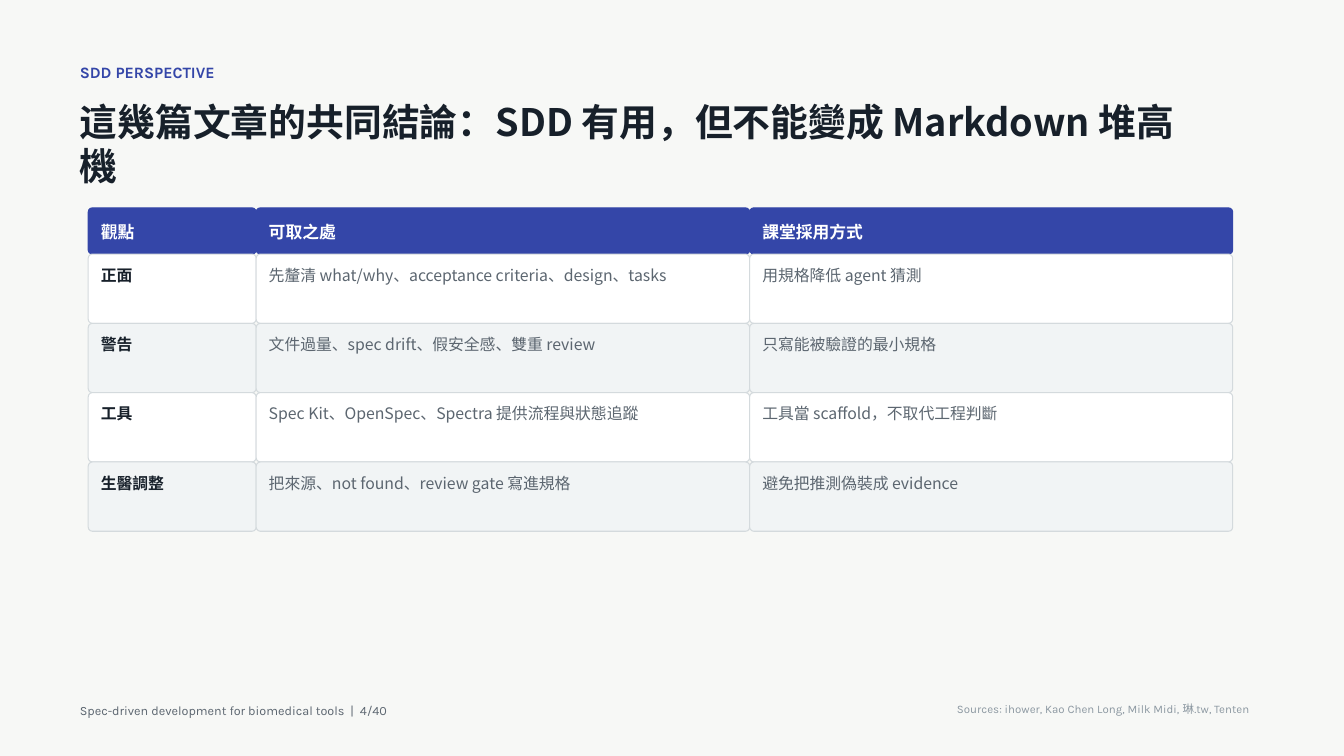
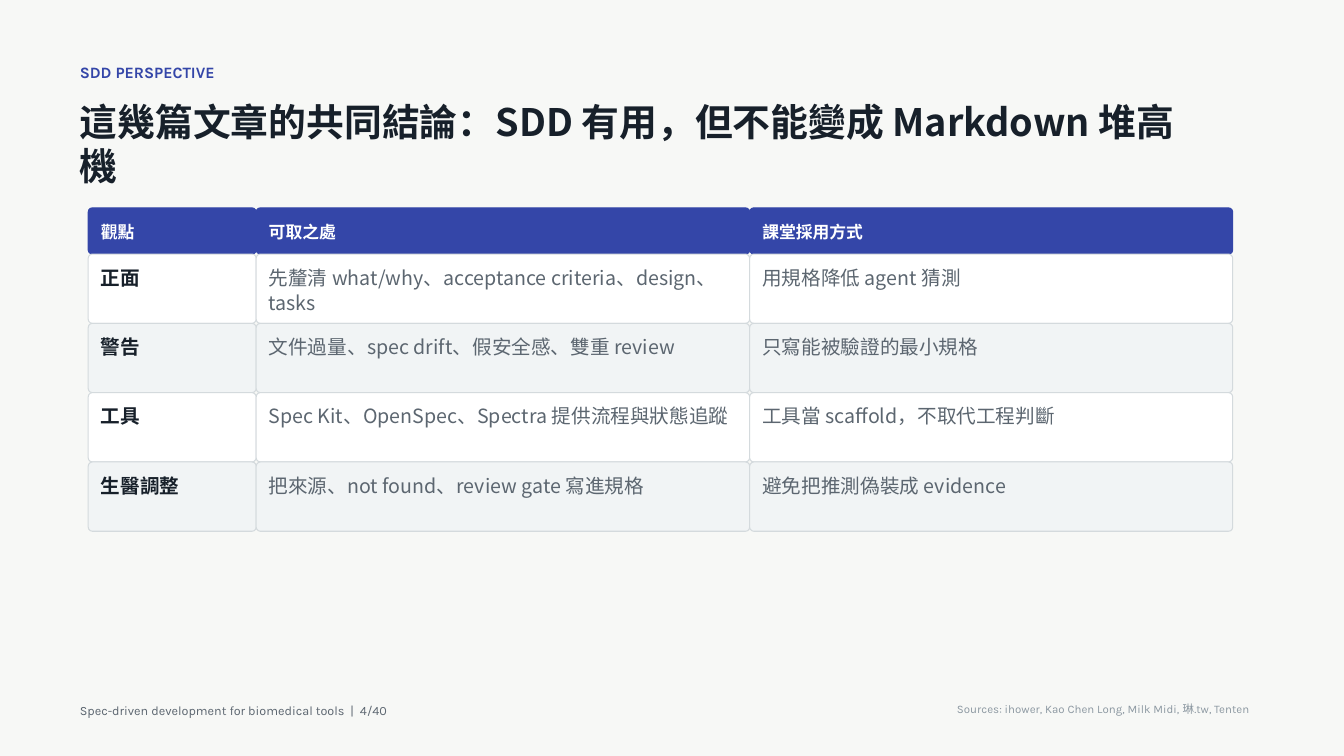
Before and after one commit to godkin1211/LLM_applications_on_BioMedicalData, a slide deck: slide 4 of slides/lesson-08-spec-driven-development-biomedical-tools.pptx. Drawn at 1344x756 pixels with LibreOffice and Linux fonts; fonts in the diff are those of the drawing. Boxes give left, top, right and bottom in pixels: in the first picture for what was removed or moved away, otherwise in the second. Text is boxed around its words. In the diff, an @@ line names an element or a change of style, - is before the commit and + after.

Commit message:
Update lesson 08 slides

```diff
--- a/slides/lesson-08-spec-driven-development-biomedical-tools.pptx
+++ b/slides/lesson-08-spec-driven-development-biomedical-tools.pptx
@@ size 11.2 to 14 pt in 12 elements at (x1=101, y1=269, x2=140, y2=287), (x1=269, y1=268, x2=716, y2=310), (x1=762, y1=268, x2=960, y2=290), (x1=101, y1=337, x2=140, y2=356), (x1=269, y1=337, x2=675, y2=359), (x1=762, y1=337, x2=978, y2=356), (x1=101, y1=407, x2=140, y2=425), (x1=269, y1=406, x2=729, y2=428), (x1=762, y1=406, x2=1055, y2=425), (x1=101, y1=472, x2=179, y2=498), (x1=269, y1=476, x2=644, y2=498), (x1=762, y1=476, x2=1006, y2=495) @@
```
